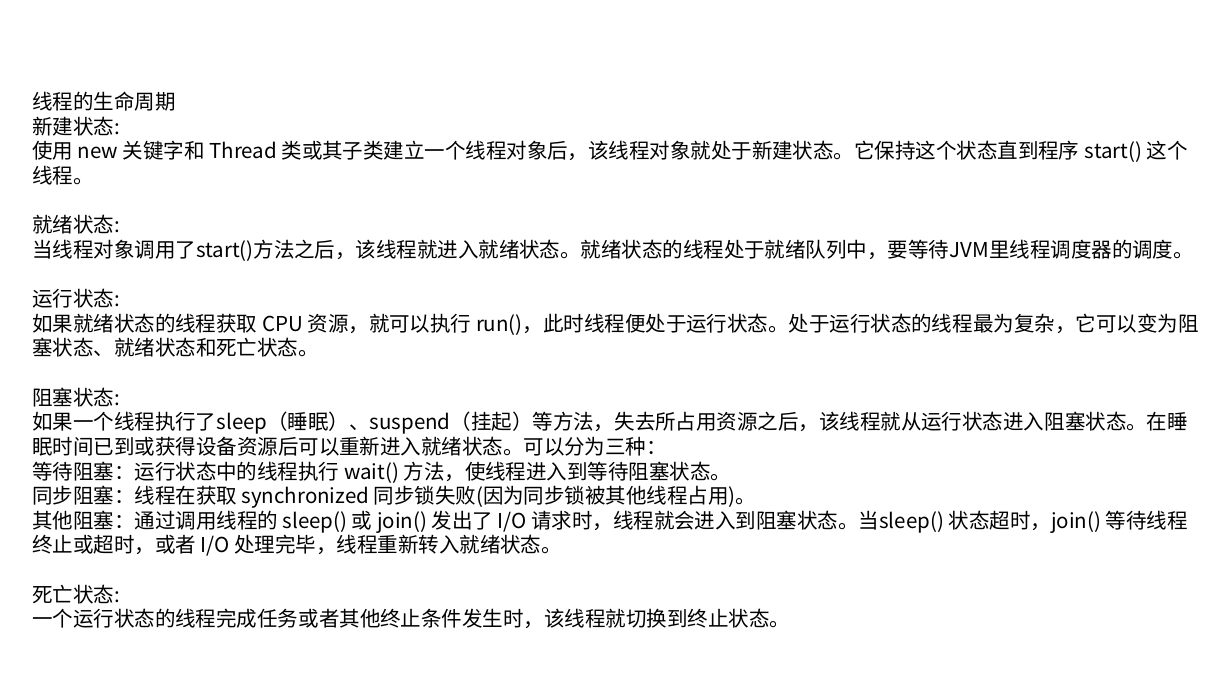
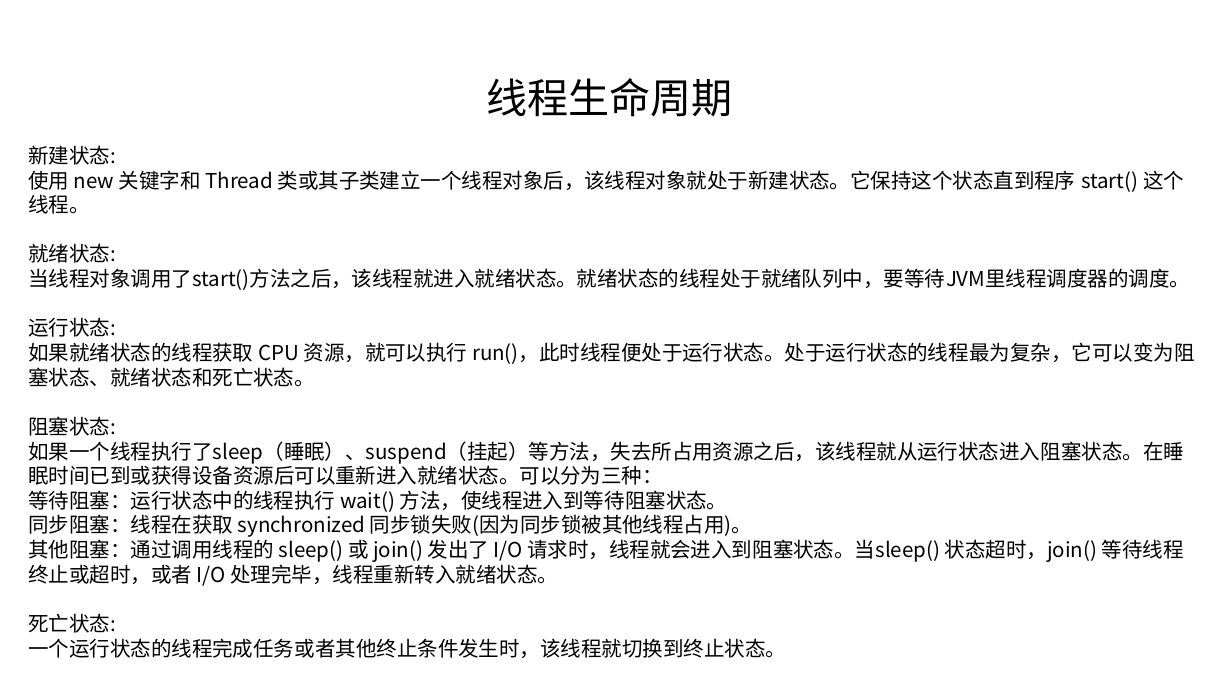
Before and after one commit to linkknown/PPT, a slide deck: slide 7 of 基础PPT/第10章：Java并发基础.pptx (slide 6 before the commit). Drawn at 1232x693 pixels with LibreOffice and Linux fonts; fonts in the diff are those of the drawing; background and template pictures are left out. Boxes give left, top, right and bottom in pixels: in the first picture for what was removed or moved away, otherwise in the second. Text is boxed around its words. In the diff, an @@ line names an element or a change of style, - is before the commit and + after.

```diff
--- a/基础PPT/第10章：Java并发基础.pptx
+++ b/基础PPT/第10章：Java并发基础.pptx
@@ text added at (486, 78, 733, 117), 32 pt, text #000000 @@
+线程生命周期
@@ text at (32, 91, 175, 111): paragraph removed @@
-线程的生命周期
@@ text "新建状态:": place and size @@
-text "新建状态:" at (32, 91, 1199, 628)
+text "新建状态:" at (28, 145, 1195, 658)
```
Also in this commit, not shown: 15 other slides changed, 3 slides added, 2 slides removed.
